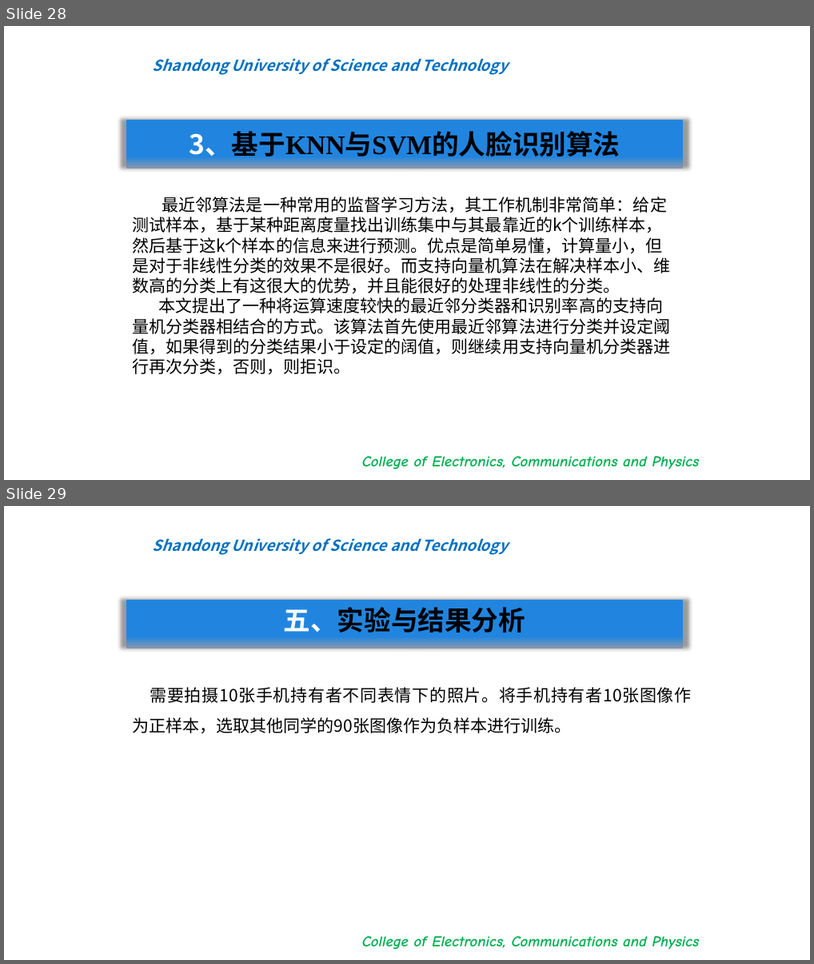
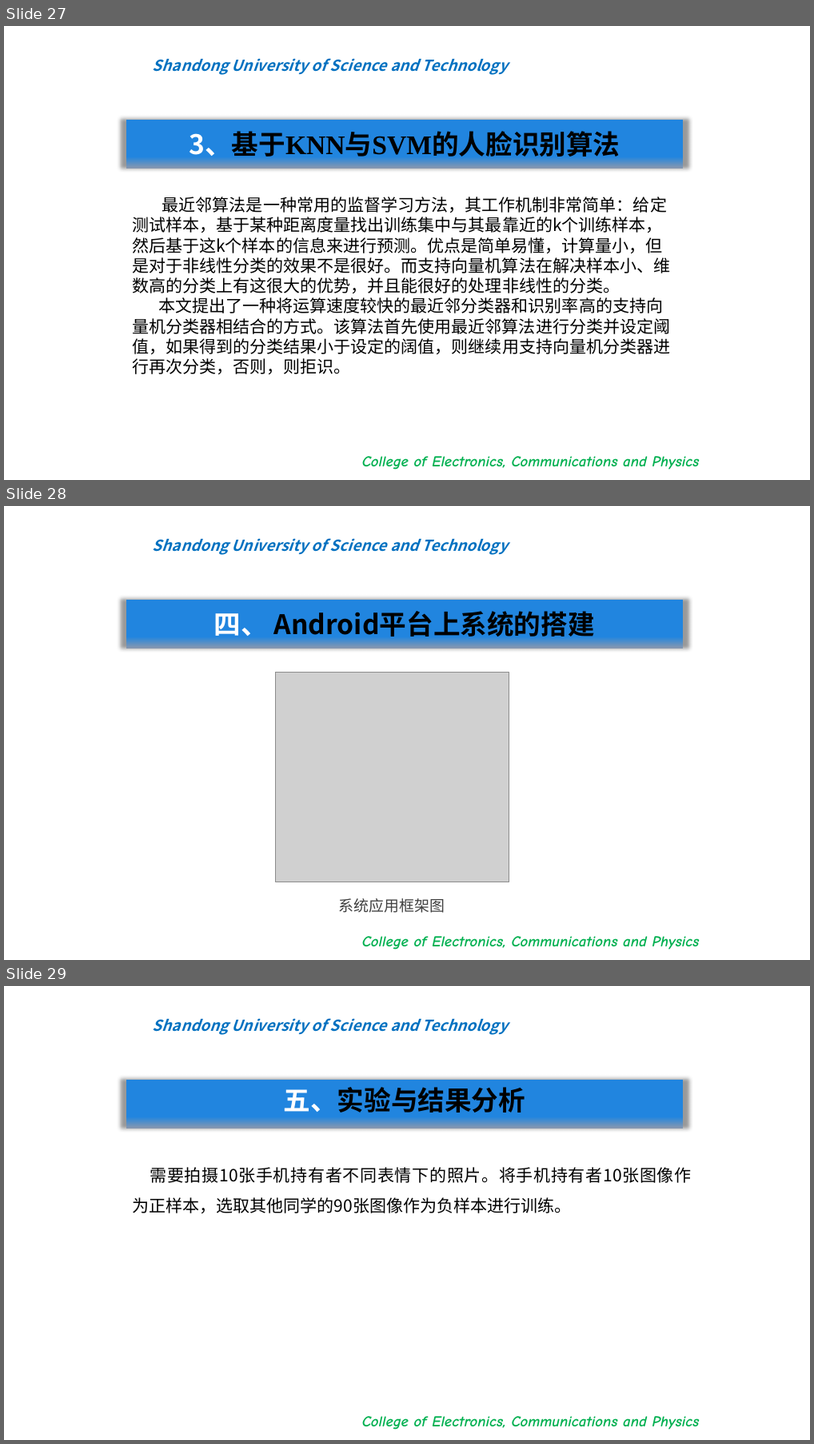
Before and after one commit to bigflyboy/biyelunwen, a slide deck: 王志远毕业答辩.pptx. Shown one above the other, each under a label of ours: slides 28 and 29 before the commit, slides 27, 28 and 29 after it. The pictures are 814x964 and 814x1444 pixels, drawn with LibreOffice and Linux fonts; fonts in the diff are those of the drawing; grey boxes stand for pictures; background and template pictures are left out. Boxes give left, top, right and bottom in pixels: in the first picture for what was removed or moved away, otherwise in the second. Text is boxed around its words. In the diff, an @@ line names an element or a change of style, - is before the commit and + after.

```diff
--- a/王志远毕业答辩.pptx
+++ b/王志远毕业答辩.pptx
@@ slide 28 added at [4, 506, 810, 960], background #FFFFFF; not listed: 2 template elements that a slide beside it also shows @@
@@ rectangle added at [126, 600, 683, 648], fill gradient #2185DF to #8497B0 @@
@@ text added at [214, 611, 595, 636], 32 pt, text #000000, bold @@
+四、 Android平台上系统的搭建
@@ picture added at [276, 672, 510, 882] @@
@@ text added at [339, 898, 445, 912], 18 pt, text #404040 @@
+系统应用框架图
@@ what was slide 28 is now slide 27 @@
```
Also in this commit, not shown: 5 slides changed, 1 slide removed, 4 other files.
